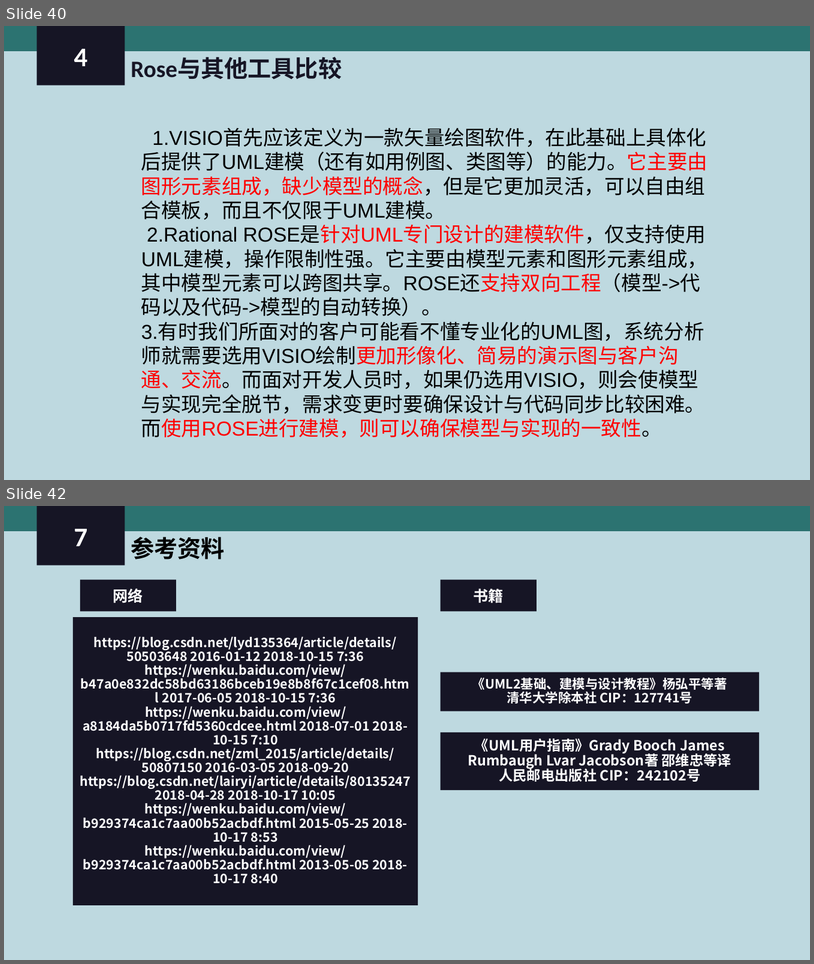
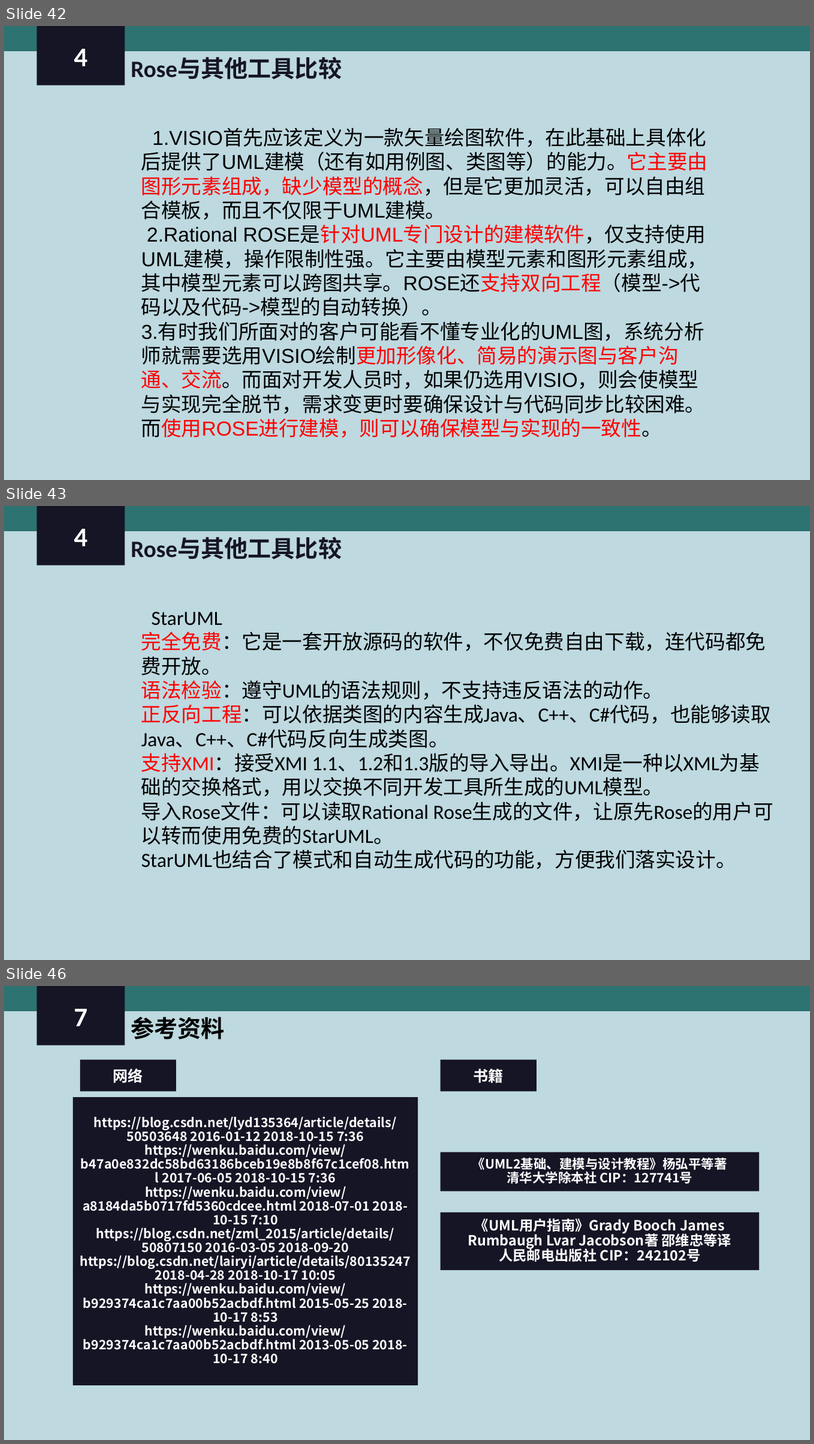
Before and after one commit to PRD-2018-G04/PRD-2018-G04, a slide deck: G04项目组/受控文档/翻转课堂PPT/PRD2018-G04- Rational Rose 简介.ppt. Shown one above the other, each under a label of ours: slides 40 and 42 before the commit, slides 42, 43 and 46 after it; the slides between them are not shown. The pictures are 814x964 and 814x1444 pixels, drawn with LibreOffice and Linux fonts; fonts in the diff are those of the drawing. Boxes give left, top, right and bottom in pixels: in the first picture for what was removed or moved away, otherwise in the second. Text is boxed around its words. In the diff, an @@ line names an element or a change of style, - is before the commit and + after.

```diff
--- a/G04项目组/受控文档/翻转课堂PPT/PRD2018-G04- Rational Rose 简介.ppt
+++ b/G04项目组/受控文档/翻转课堂PPT/PRD2018-G04- Rational Rose 简介.ppt
@@ slide 43 added at (x1=4, y1=506, x2=810, y2=960), background #BED9E0 @@
@@ rectangle added at (x1=4, y1=506, x2=810, y2=531), fill #2C7371 @@
@@ rectangle added at (x1=36, y1=506, x2=125, y2=565), fill #161525, 32 pt, text #FFFFFF, bold @@
+4
@@ text added at (x1=131, y1=537, x2=342, y2=559), 28 pt, text #161525, bold @@
+Rose与其他工具比较
@@ text added at (x1=141, y1=612, x2=774, y2=869), 24 pt, text #000000 @@
+StarUML
+完全免费：它是一套开放源码的软件，不仅免费自由下载，连代码都免费开放。
+语法检验：遵守UML的语法规则，不支持违反语法的动作。
+正反向工程：可以依据类图的内容生成Java、C++、C#代码，也能够读取Java、C++、C#代码反向生成类图。
+支持XMI：接受XMI 1.1、1.2和1.3版的导入导出。XMI是一种以XML为基础的交换格式，用以交换不同开发工具所生成的UML模型。
+导入Rose文件：可以读取Rational Rose生成的文件，让原先Rose的用户可以转而使用免费的StarUML。
+StarUML也结合了模式和自动生成代码的功能，方便我们落实设计。
@@ what was slide 40 is now slide 42 @@
@@ what was slide 42 is now slide 46 @@
```
Also in this commit, not shown: 1 slide changed, 3 other slides added, 4 other files.
